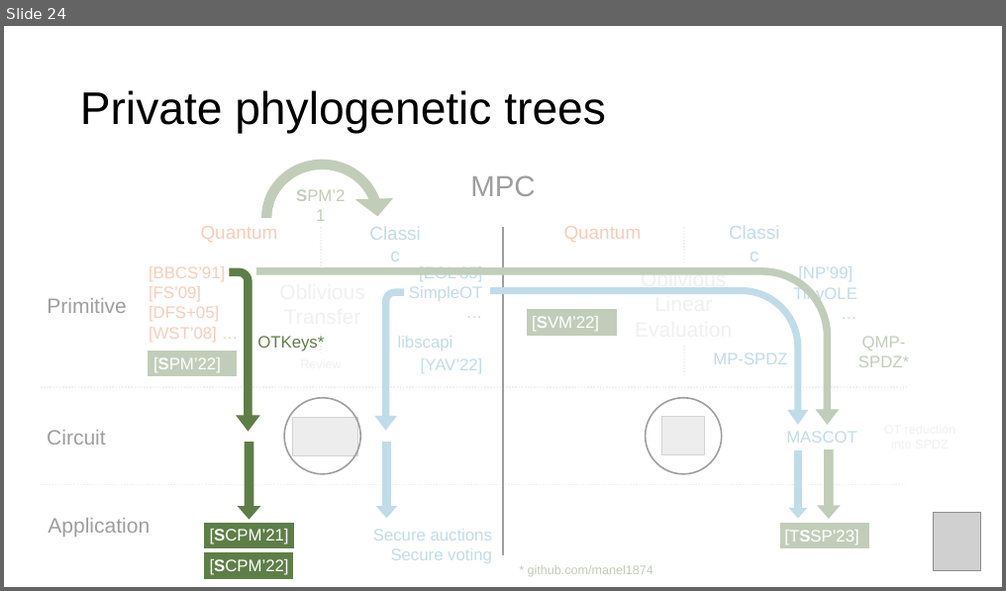
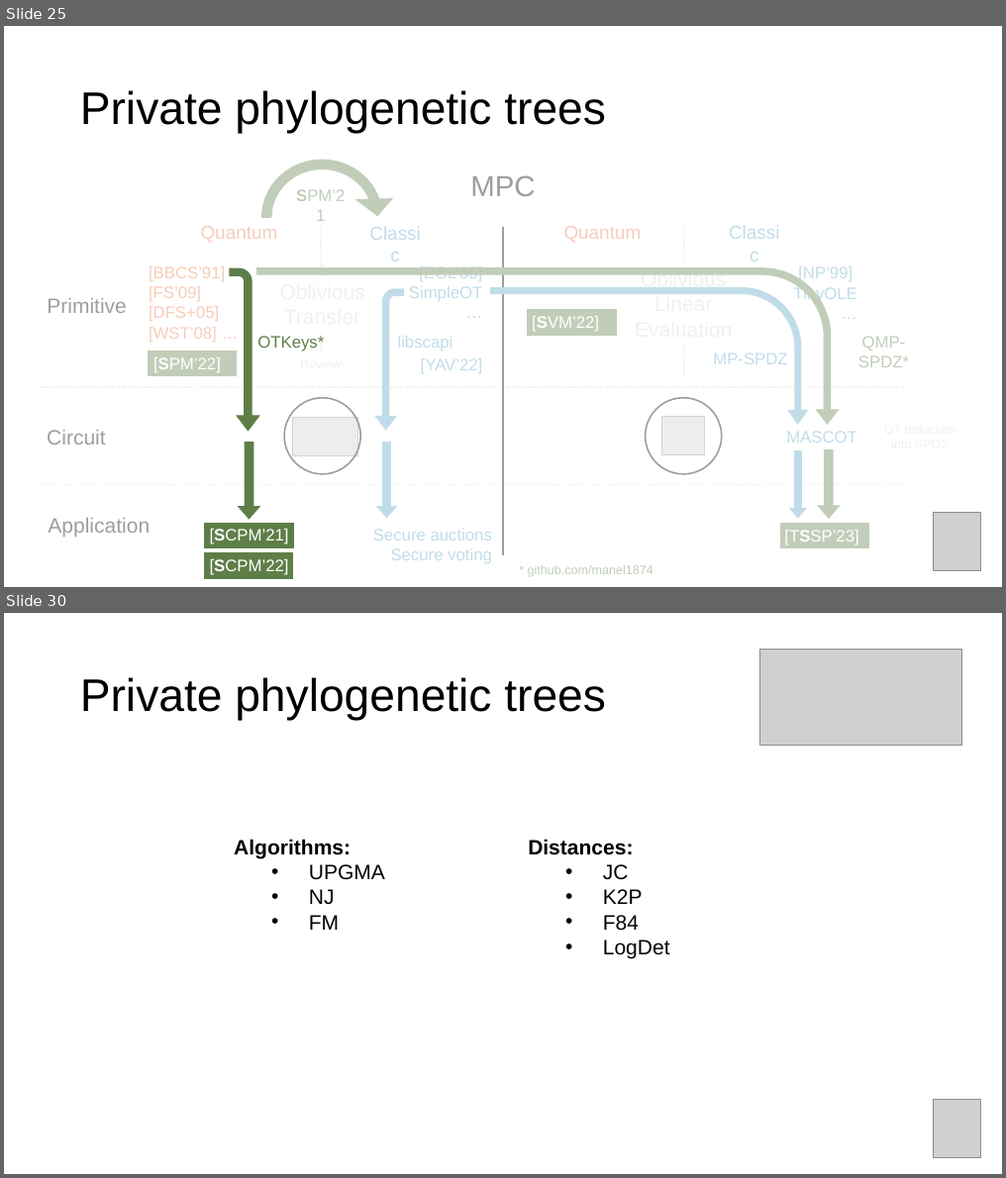
Before and after one commit to manel1874/PhD-thesis, a slide deck: thesis_defense/Thesis_presentation.pptx. Shown one above the other, each under a label of ours: slide 24 before the commit, slides 25 and 30 after it; the slides between them are not shown. The pictures are 1006x591 and 1006x1178 pixels, drawn with LibreOffice and Linux fonts; fonts in the diff are those of the drawing; grey boxes stand for pictures. Boxes give left, top, right and bottom in pixels: in the first picture for what was removed or moved away, otherwise in the second. Text is boxed around its words. In the diff, an @@ line names an element or a change of style, - is before the commit and + after.

```diff
--- a/thesis_defense/Thesis_presentation.pptx
+++ b/thesis_defense/Thesis_presentation.pptx
@@ slide 30 added at [4, 613, 1002, 1174], background #FFFFFF @@
@@ picture added at [760, 649, 961, 746] @@
@@ title added at [80, 677, 606, 721], 44 pt, text #000000 @@
+Private phylogenetic trees
@@ text added at [234, 839, 385, 930], 20 pt, text #000000, bold @@
+Algorithms:
+  • UPGMA
+  • NJ
+  • FM
@@ text added at [528, 839, 670, 959], 20 pt, text #000000 @@
+Distances:
+  • JC
+  • K2P
+  • F84
+  • LogDet
@@ picture added at [934, 1100, 982, 1157] @@
@@ what was slide 24 is now slide 25 @@
```
Also in this commit, not shown: 11 slides changed, 16 other slides added, 1 slide removed, 1 other file.
